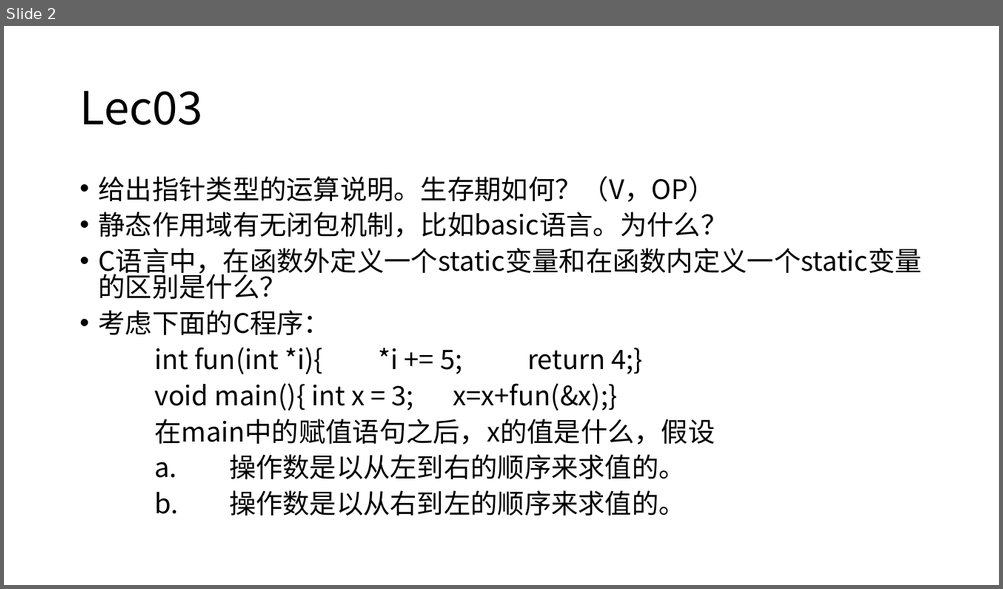
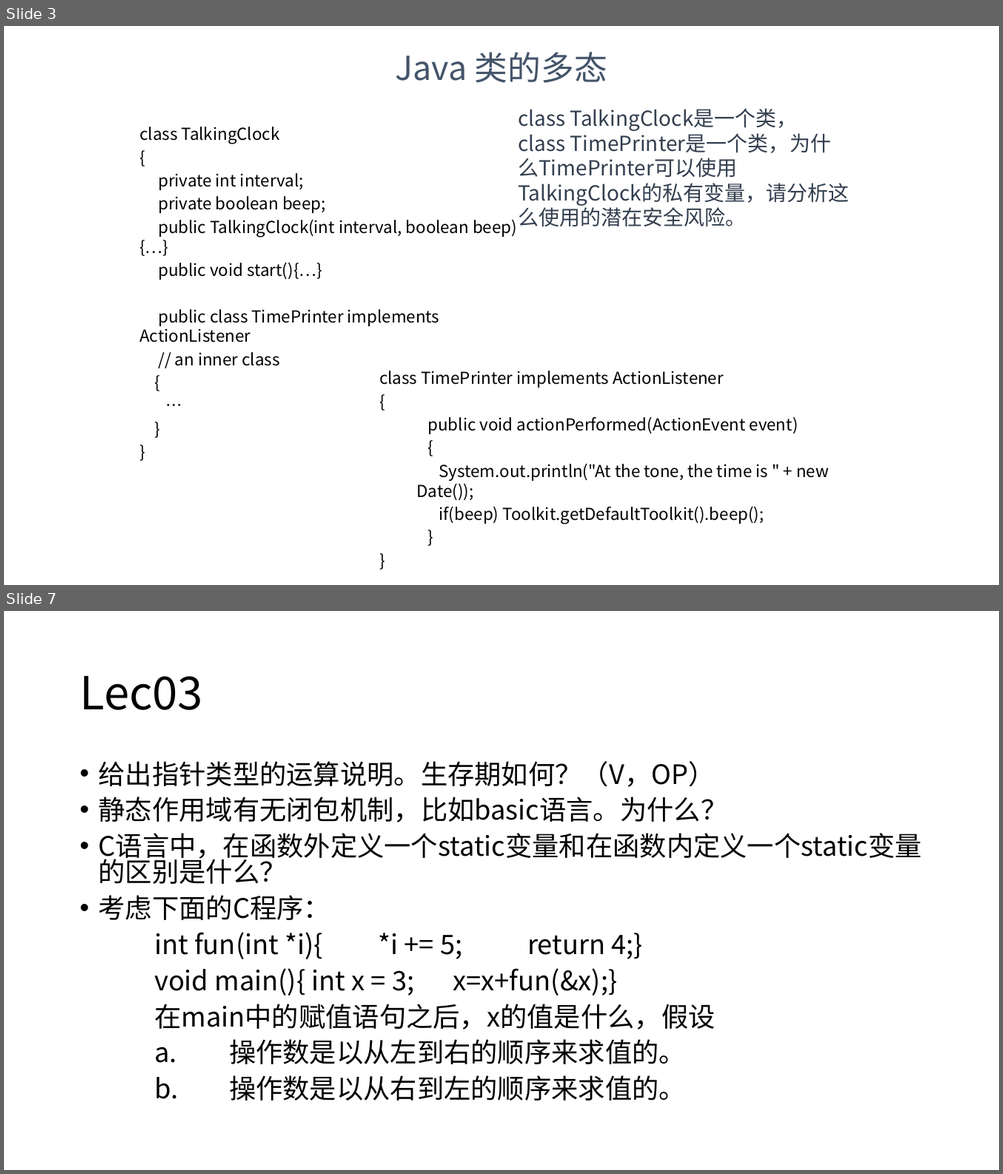
Before and after one commit to PatchouliJY/ZuoYe, a slide deck: 程序设计语言/作业.pptx. Shown one above the other, each under a label of ours: slide 2 before the commit, slides 3 and 7 after it; the slides between them are not shown. The pictures are 1003x589 and 1003x1174 pixels, drawn with LibreOffice and Linux fonts; fonts in the diff are those of the drawing. Boxes give left, top, right and bottom in pixels: in the first picture for what was removed or moved away, otherwise in the second. Text is boxed around its words. In the diff, an @@ line names an element or a change of style, - is before the commit and + after.

```diff
--- a/程序设计语言/作业.pptx
+++ b/程序设计语言/作业.pptx
@@ slide 3 added at [4, 26, 999, 585], background #FFFFFF @@
@@ text added at [395, 52, 607, 83], 32 pt, text #44546A @@
+Java 类的多态
@@ text added at [518, 108, 849, 227], 20 pt, text #333F50 @@
+class TalkingClock是一个类，
+class TimePrinter是一个类，为什么TimePrinter可以使用 TalkingClock的私有变量，请分析这么使用的潜在安全风险。
@@ text added at [139, 127, 517, 366], 16 pt, text #000000 @@
+class TalkingClock
+{
+private int interval;
+private boolean beep;
+public TalkingClock(int interval, boolean beep){…}
+public void start(){…}
+public class TimePrinter implements ActionListener
+// an inner class
+{
+…
+}
+}
@@ text added at [379, 371, 828, 524], 16 pt, text #000000 @@
+class TimePrinter implements ActionListener
+{
+  public void actionPerformed(ActionEvent event)
+  {
+  System.out.println("At the tone, the time is " + new Date());
+  if(beep) Toolkit.getDefaultToolkit().beep();
+  }
+}
@@ what was slide 2 is now slide 7 @@
```
Also in this commit, not shown: 4 other slides added, 1 other file.
